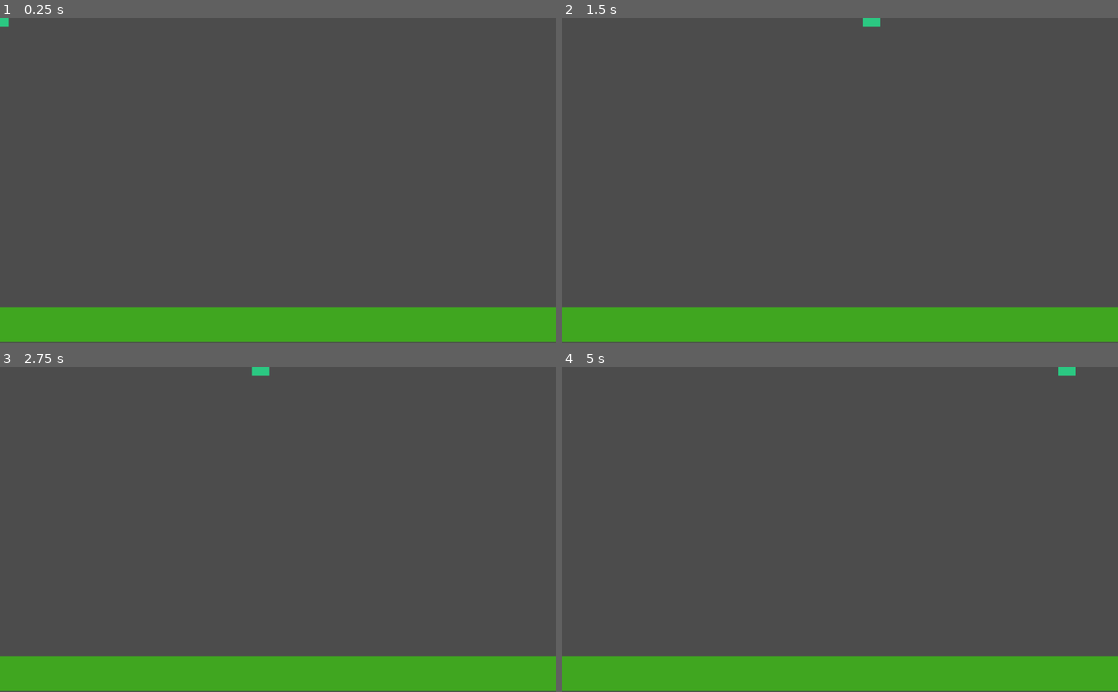
Above: before the commit, frames 1-4 (two rows, left to right).
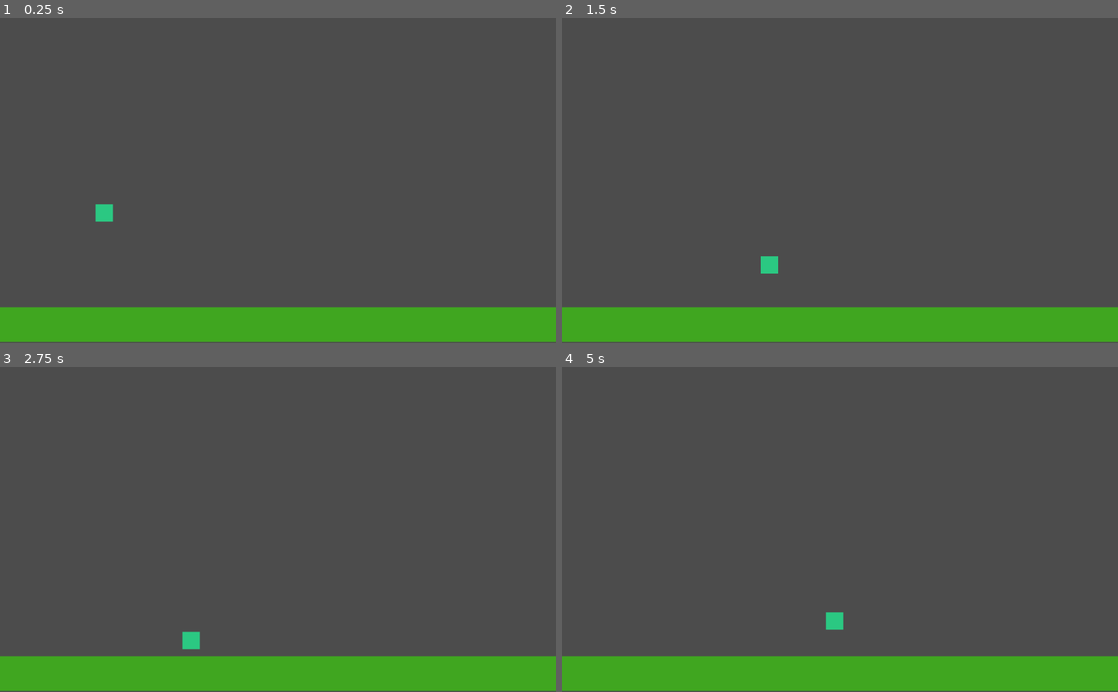
Above: after the commit, the same moments.

Repository: wilPoly/slug
Game: Godot game, scene res://levels/TestLevel.tscn
The game is run twice, just before and just after one commit, with the same random seed, the same clock (stepped at 60 frames per second) and the same inputs. The project has no main scene, so this scene is started directly.
Inputs:
- Up to frame 1 (0.25 s): no input
- Up to frame 2 (1.5 s): hold Space (ui_select) 0.53-1.28 s; hold Right (ui_right) from 0.53 s (still down); tap Space (ui_select) at 1.35 s
- Up to frame 3 (2.75 s): tap Space (ui_select) at 1.52, 1.82 s; release Right (ui_right) at 2.03 s; hold Left (ui_left) from 2.03 s (still down); hold Space (ui_select) from 2.03 s (still down)
- Up to frame 4 (5 s): release Left (ui_left) at 2.78 s; release Space (ui_select) at 2.78 s; hold Right (ui_right) 2.78-4.28 s; tap Space (ui_select) at 2.85, 3.02, 3.32, 4.35, 4.52, 4.82 s; hold Space (ui_select) 3.53-4.28 s; hold Left (ui_left) from 4.28 s (still down)

The runs differ from the first frame. In frame 1, 0.2% of the frame differs, in the area x 0-21%, y 0-63%; in frame 2, 0.3%; in frame 3, 0.3%, in the area x 32-49%, y 0-87%; in frame 4, 0.3%.

Commit message:
Add gravity + jump (need fix)

Diff:
--- a/entities/Player.gd
+++ b/entities/Player.gd
@@ -1,14 +1,26 @@
 extends KinematicBody2D
 
-export var speed: = 10
+export (int) var speed: = 200
+export (int) var jump_speed: = -400
+export (int) var gravity: = 1200
+
+var velocity: = Vector2()
+var jumping: = false
 
 func _physics_process(delta: float) -> void:
-	var velocity: = Vector2()
-	var direction: = get_input() * speed
-	velocity.x += direction
-	move_and_collide(velocity)
+	get_input()
+	velocity.y += gravity * delta
+	if jumping and is_on_floor():
+		jumping = false
+	velocity = move_and_slide(velocity, Vector2(0, -1))
 	pass
 
-func get_input() -> float:
-	var input: = Input.get_action_strength("ui_right") - Input.get_action_strength("ui_left")
-	return input
+func get_input() -> void:
+	velocity.x = (Input.get_action_strength("ui_right") - Input.get_action_strength("ui_left")) * speed
+	var jump: = Input.is_action_pressed("ui_select")
+
+	if jump and is_on_floor():
+		jumping = true
+		velocity.y = jump_speed
+
+# https://docs.godotengine.org/en/stable/tutorials/physics/using_kinematic_body_2d.html#movement-and-collision
--- a/levels/TestLevel.tscn
+++ b/levels/TestLevel.tscn
@@ -7,7 +7,7 @@
 
 [node name="TestLevel" type="Node2D"]
 __meta__ = {
-"_edit_horizontal_guides_": [ 600.0 ],
+"_edit_horizontal_guides_": [ 600.0, 534.0 ],
 "_edit_vertical_guides_": [ 1024.0 ]
 }
 
@@ -23,3 +23,4 @@
 shape = SubResource( 1 )
 
 [node name="Player" parent="." instance=ExtResource( 1 )]
+position = Vector2( 192, 320 )
